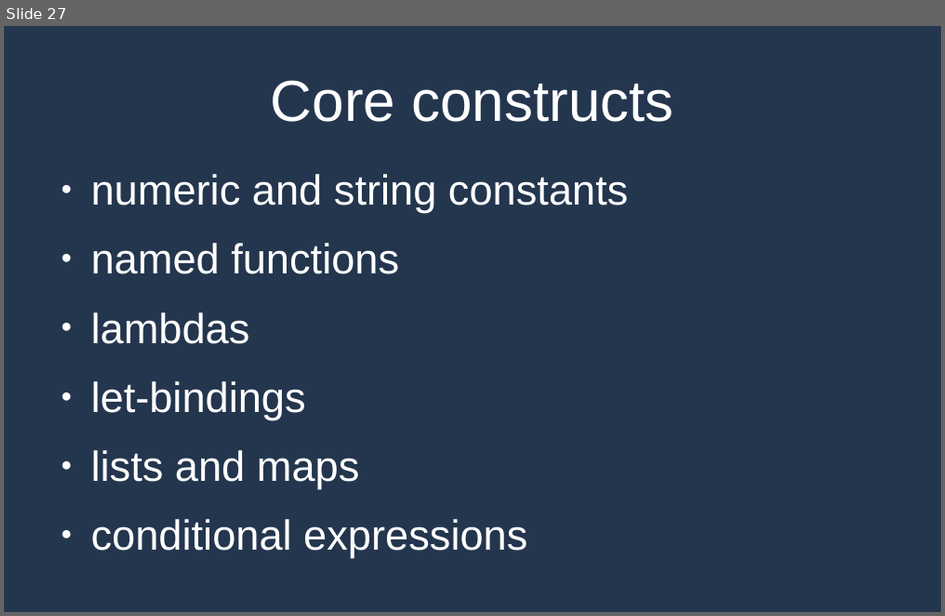
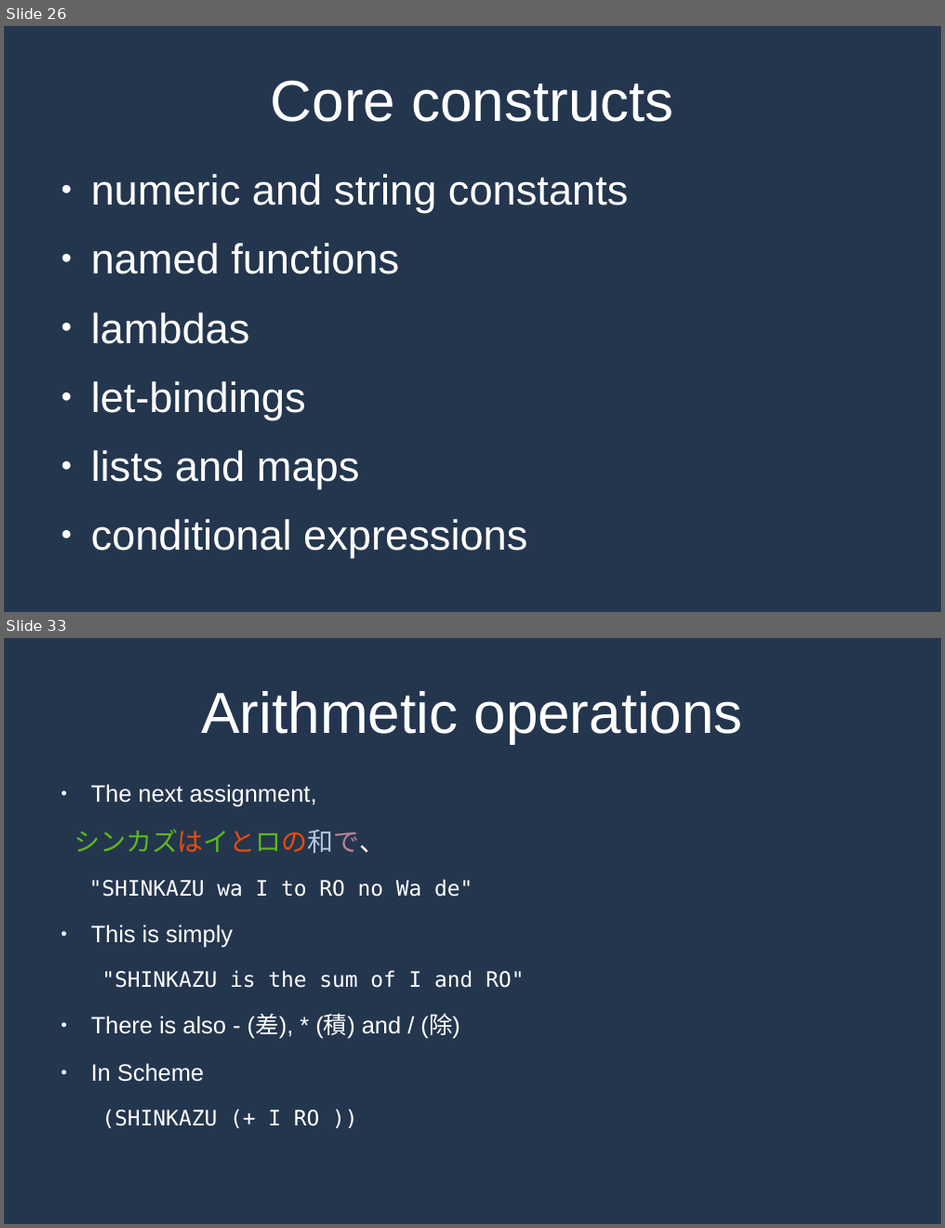
Before and after one commit to MrPicklePinosaur/haku, a slide deck: haku-talk/haku-talk.odp. Shown one above the other, each under a label of ours: slide 27 before the commit, slides 26 and 33 after it; the slides between them are not shown. The pictures are 945x616 and 945x1228 pixels, drawn with LibreOffice and Linux fonts; fonts in the diff are those of the drawing. Boxes give left, top, right and bottom in pixels: in the first picture for what was removed or moved away, otherwise in the second. Text is boxed around its words. In the diff, an @@ line names an element or a change of style, - is before the commit and + after.

```diff
--- a/haku-talk/haku-talk.odp
+++ b/haku-talk/haku-talk.odp
@@ slide 33 added at bbox=[4, 638, 941, 1224], background #24364E @@
@@ title added at bbox=[202, 691, 743, 743], 48.9 pt, text #FFFFFF @@
+Arithmetic operations
@@ text added at bbox=[74, 784, 524, 1128], 20 pt, text #FFFFFF @@
+● The next assignment,
+シンカズはイとロの和で、
+"SHINKAZU wa I to RO no Wa de"
+● This is simply
+"SHINKAZU is the sum of I and RO"
+● There is also - (差), * (積) and / (除)
+● In Scheme
+(SHINKAZU (+ I RO ))
@@ what was slide 27 is now slide 26 @@
```
Also in this commit, not shown: 3 slides changed, 12 other slides added, 1 slide removed, 2 other files.
